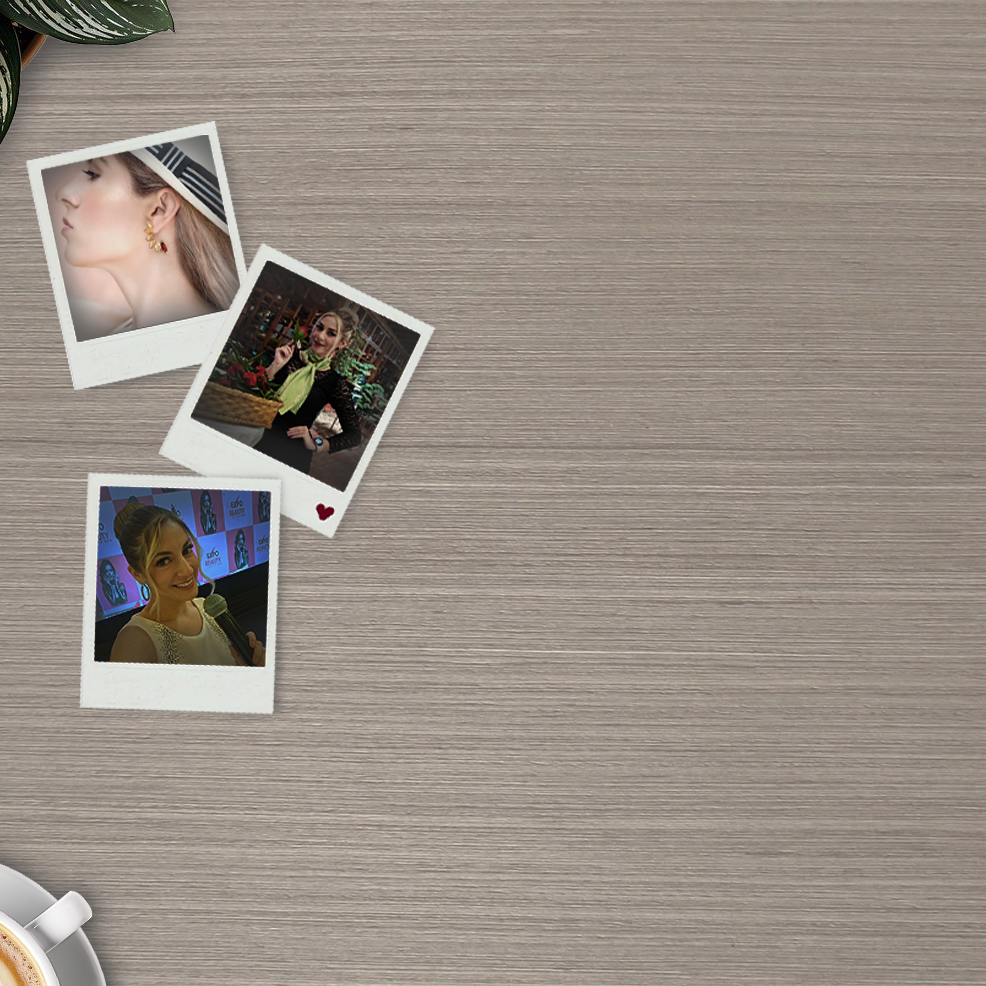
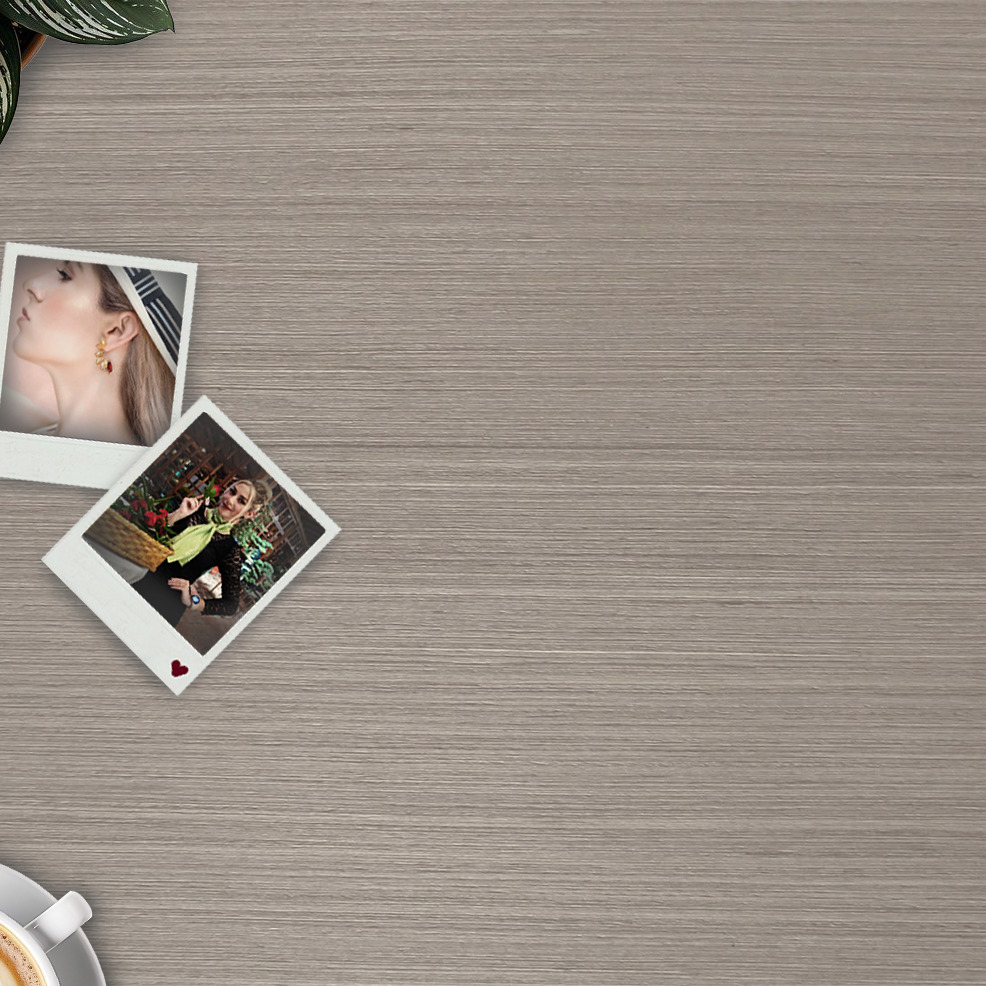
Layered file, before and after one edit (986x986). Changes by layer:
hid "p1" (1st of 2) over [94, 486, 270, 667]
renamed "Capa 8" to "p1", hid it over [79, 471, 282, 715]
painted on "p2" (1st of 2) over [81, 261, 421, 656]
renamed "Capa 7" to "p2", painted on it over [40, 241, 436, 697]
added layer "Sombras3" above "p3" over [76, 390, 240, 558]
painted on "p3" (1st of 2) over [0, 135, 245, 450]
renamed "Capa 6" to "p3", painted on it over [0, 121, 263, 498]
renamed "Sombras" to "Sombras1", painted on it over [0, 121, 441, 719]